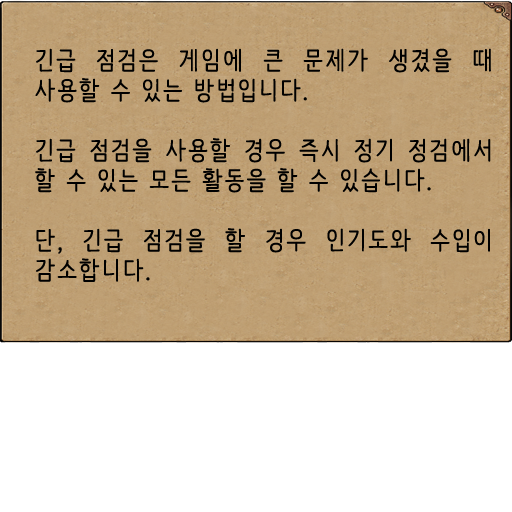
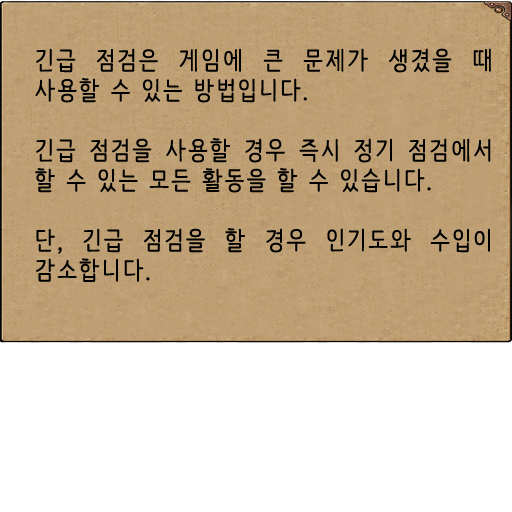
Layers edited between the first and the second 512×512 image:
renamed "긴급 점검은 게임에 큰 문제가 생겼을 때 사용할 수 있는 방법입니다. 긴급 점검을 사용할 경우 즉시 정기 정검에" to "긴급 점검은 게임에 큰 문제가 생겼을 때 사용할 수 있는 방법입니다. 긴급 점검을 사용할 경우 즉시 정기 점검에", painted on it over [51,59,479,278]
